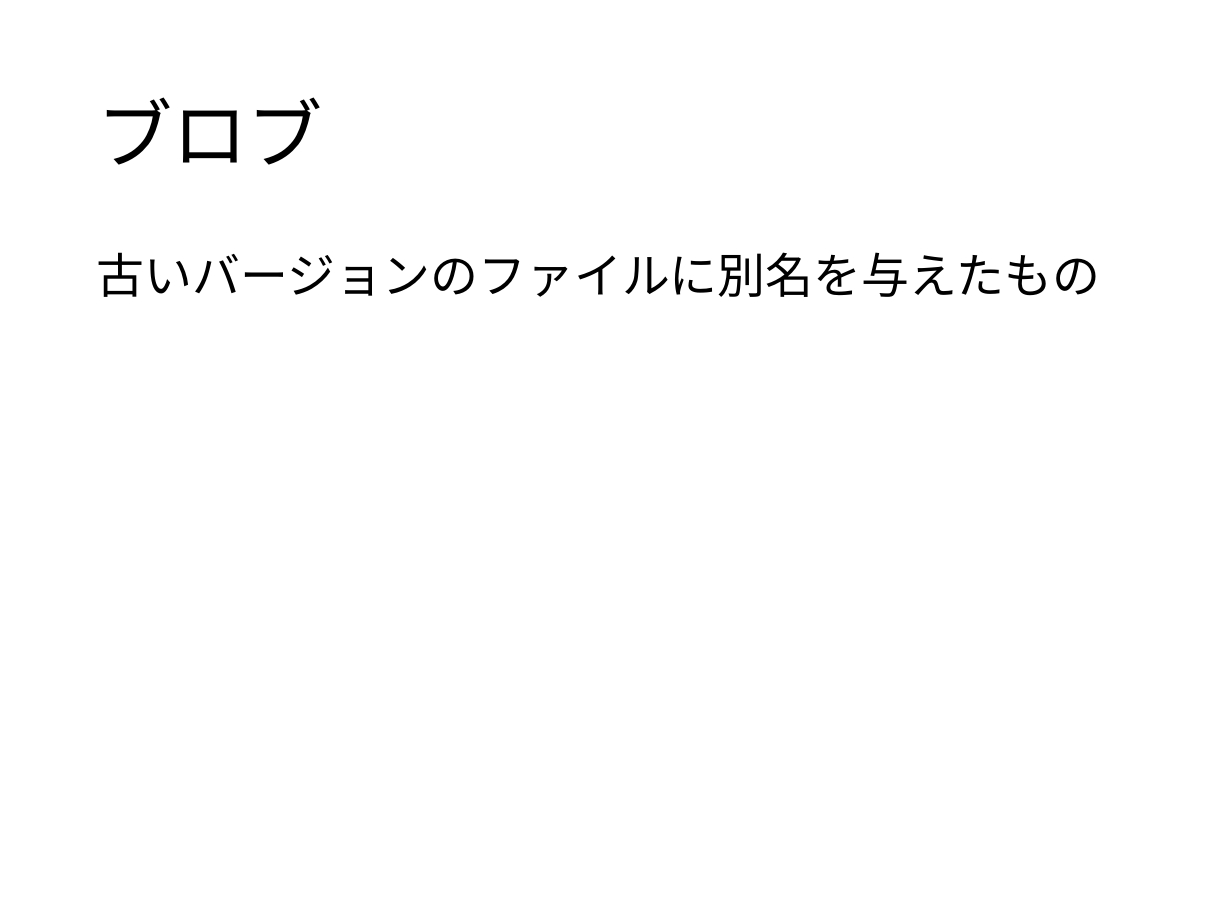
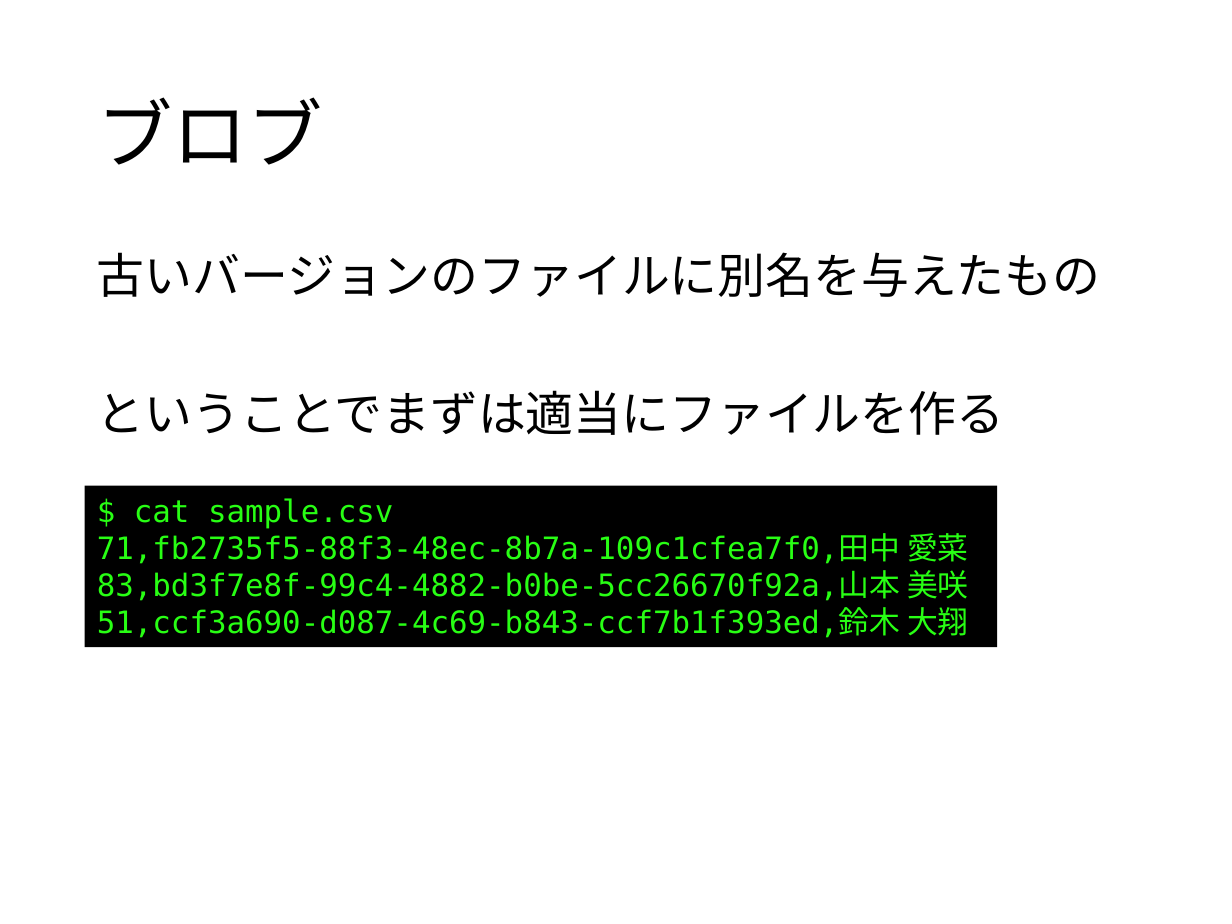
Before and after one commit to matsubara0507/learn-you-a-git-for-great-good, a slide deck: slide 6 of slide/part1.pptx. Drawn at 1232x924 pixels with LibreOffice and Linux fonts; fonts in the diff are those of the drawing; background and template pictures are left out. Boxes give left, top, right and bottom in pixels: in the first picture for what was removed or moved away, otherwise in the second. Text is boxed around its words. In the diff, an @@ line names an element or a change of style, - is before the commit and + after.

```diff
--- a/slide/part1.pptx
+++ b/slide/part1.pptx
@@ text at box(97, 390, 1005, 435): paragraph added @@
+ということでまずは適当にファイルを作る
@@ rectangle added at box(85, 485, 998, 647), fill #000000, 18 pt, text #28FE14 @@
+$ cat sample.csv
+71,fb2735f5-88f3-48ec-8b7a-109c1cfea7f0,田中 愛菜
+83,bd3f7e8f-99c4-4882-b0be-5cc26670f92a,山本 美咲
+51,ccf3a690-d087-4c69-b843-ccf7b1f393ed,鈴木 大翔
```
Also in this commit, not shown: 5 other slides changed, 2 slides added, 2 other files.
